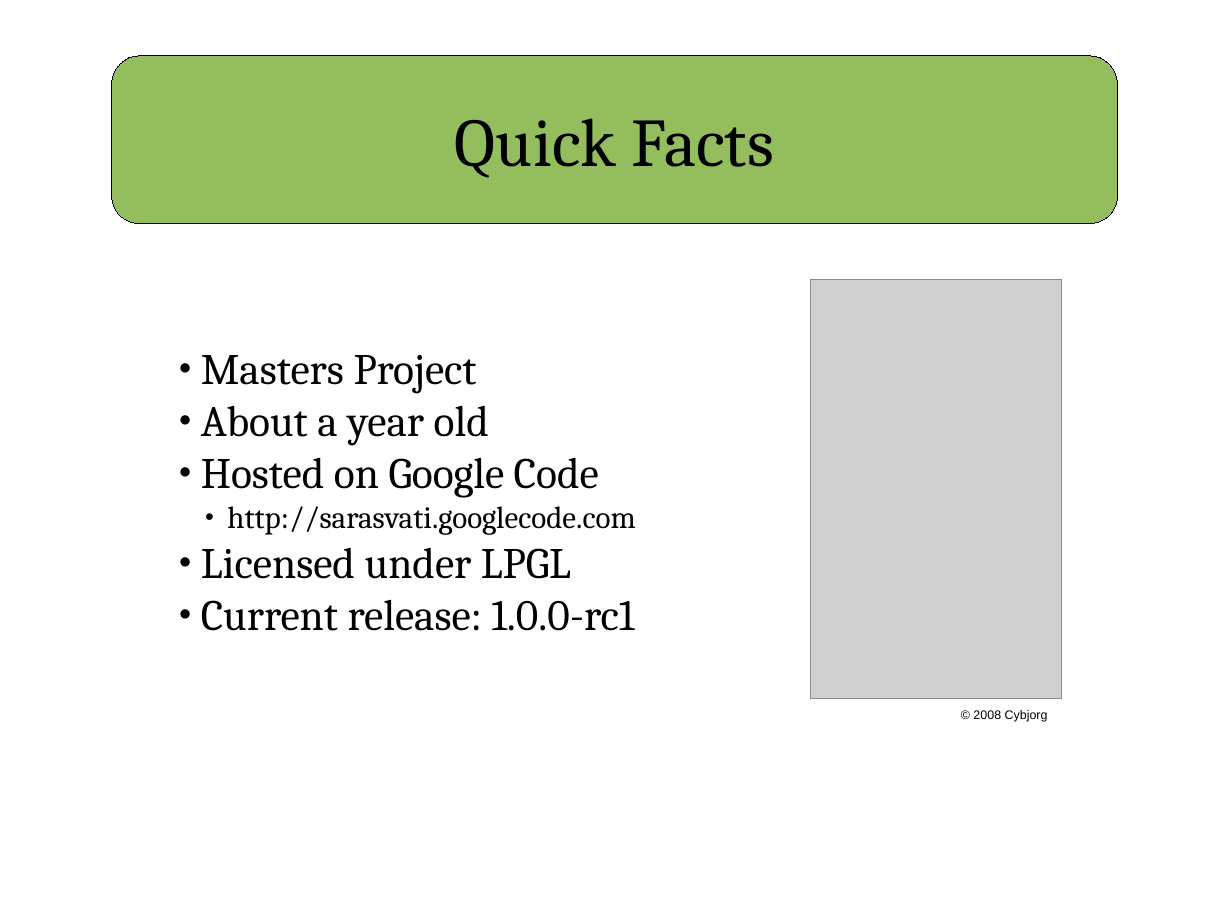
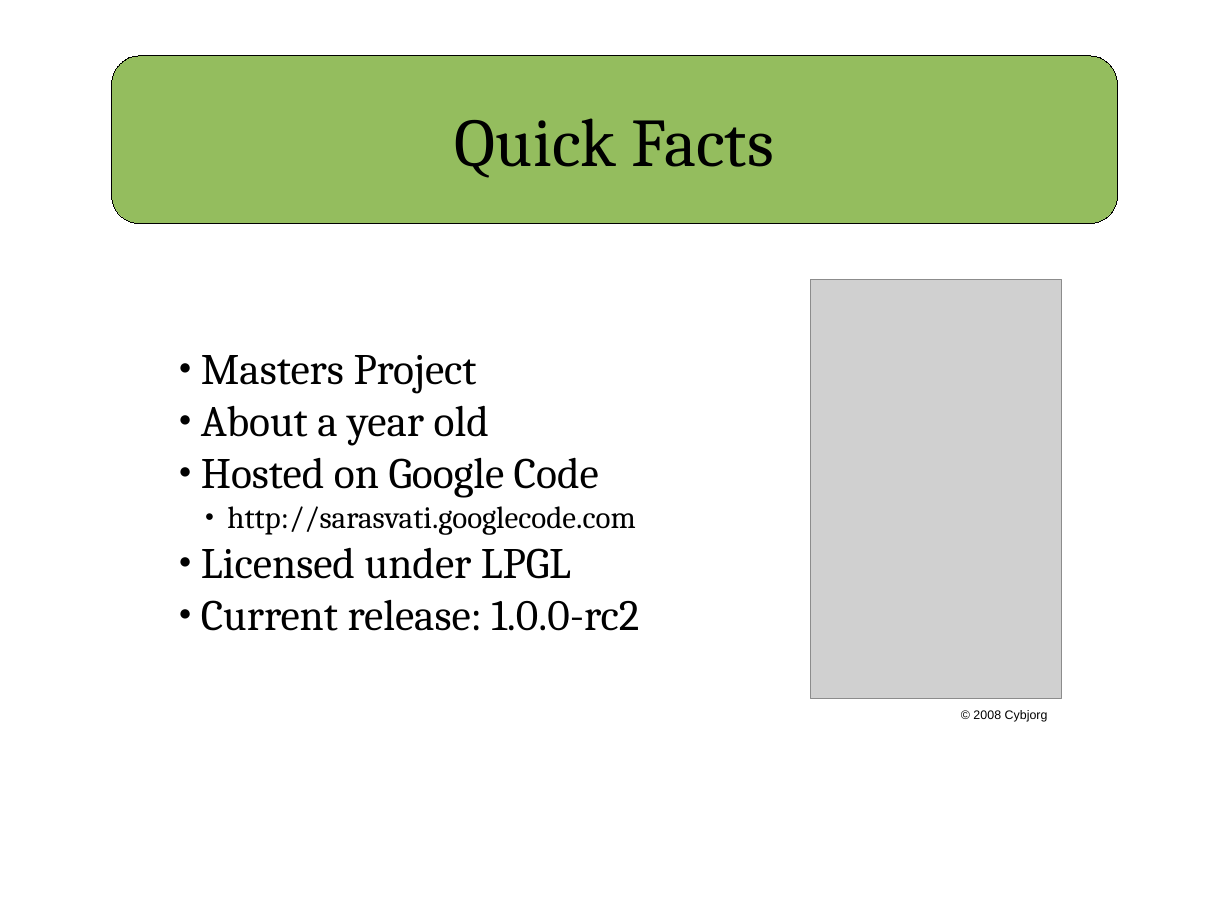
Before and after one commit to plorenz/sarasvati, a slide deck: slide 2 of doc/presentation.odp. Drawn at 1232x924 pixels with LibreOffice and Linux fonts; fonts in the diff are those of the drawing; grey boxes stand for pictures. Boxes give left, top, right and bottom in pixels: in the first picture for what was removed or moved away, otherwise in the second. Text is boxed around its words. In the diff, an @@ line names an element or a change of style, - is before the commit and + after.

```diff
--- a/doc/presentation.odp
+++ b/doc/presentation.odp
@@ text at [201, 600, 639, 631]: text changed @@
-● Current release: 1.0.0-rc1
+● Current release: 1.0.0-rc2
```
Also in this commit, not shown: 3 other files.
